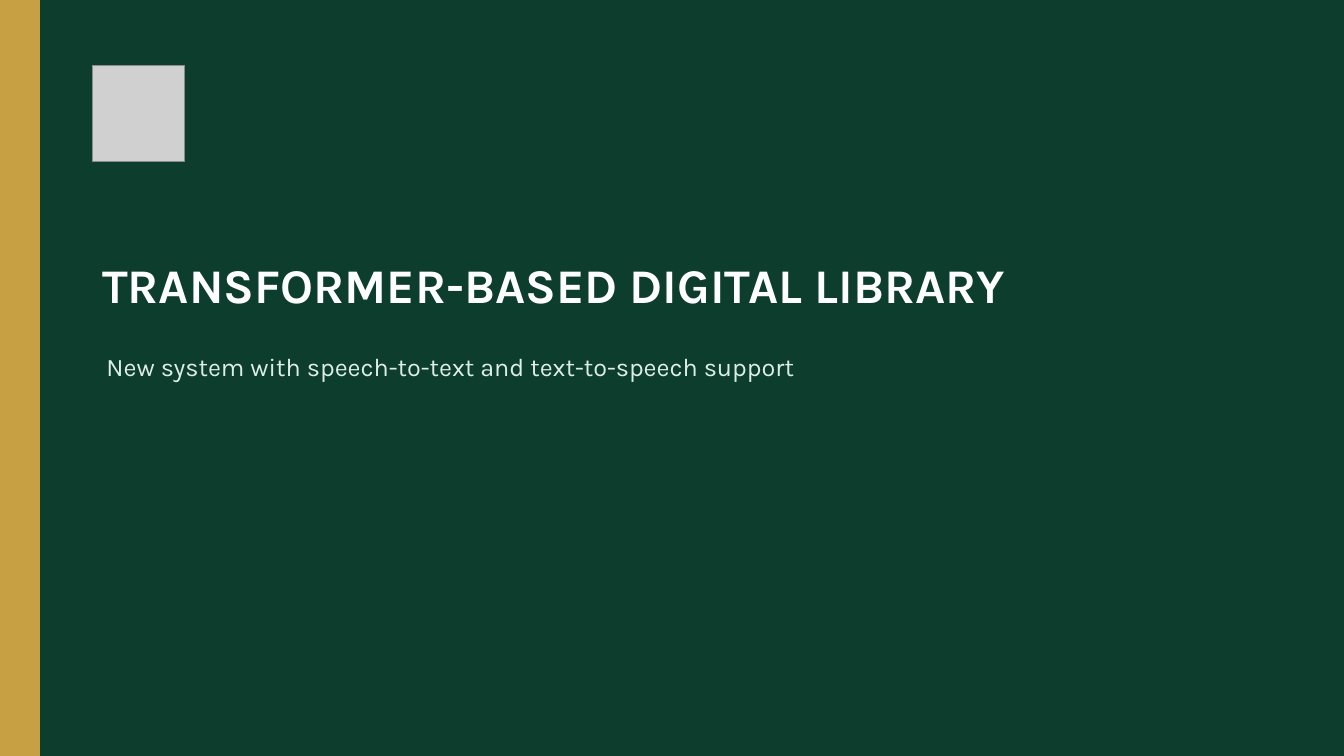
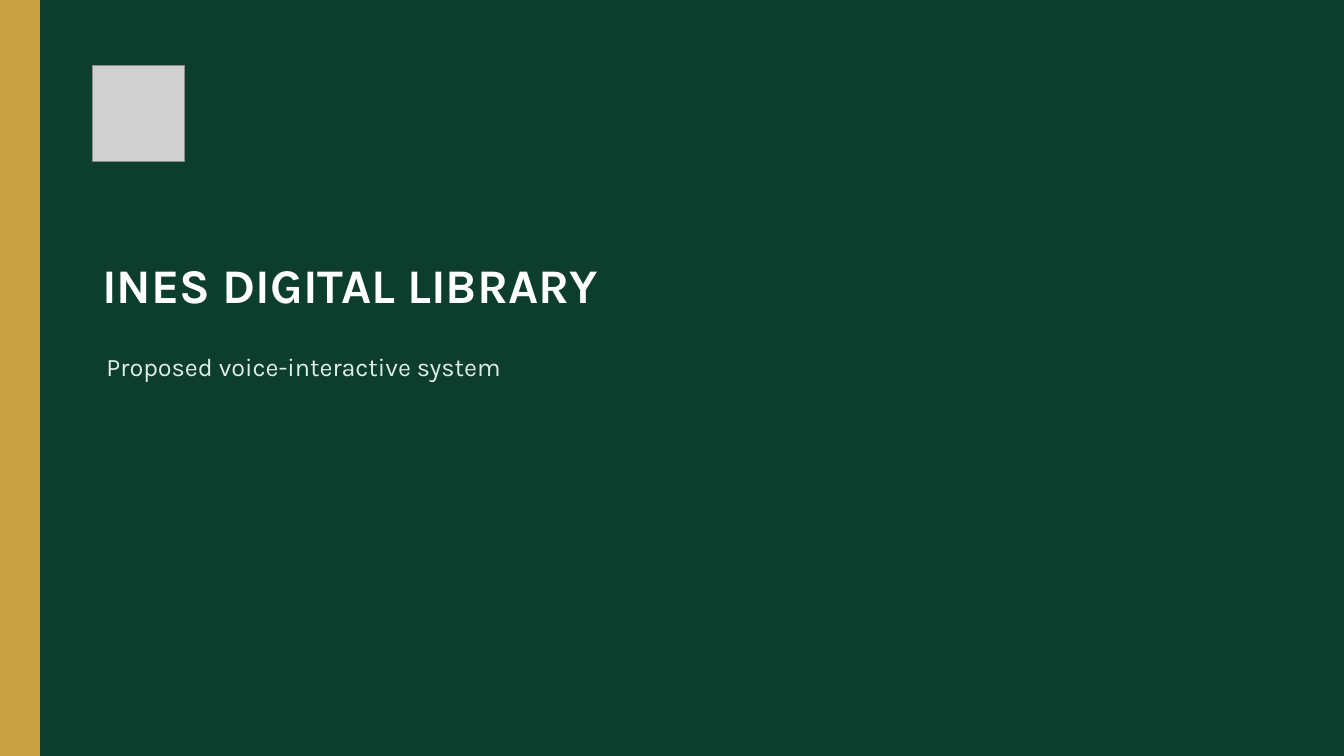
Before and after one commit to L1o2u3a4n3g2e1/ines-intelligent-library, a slide deck: slide 6 of docs/INES Digital library.pptx (slide 4 before the commit). Drawn at 1344x756 pixels with LibreOffice and Linux fonts; fonts in the diff are those of the drawing; grey boxes stand for pictures. Boxes give left, top, right and bottom in pixels: in the first picture for what was removed or moved away, otherwise in the second. Text is boxed around its words. In the diff, an @@ line names an element or a change of style, - is before the commit and + after.

Commit message:
Revise INES defense deck flow

```diff
--- a/docs/INES Digital library.pptx
+++ b/docs/INES Digital library.pptx
@@ text at [102,271,597,304]: text changed @@
-TRANSFORMER-BASED DIGITAL LIBRARY
+INES DIGITAL LIBRARY
@@ text at [106,358,501,382]: text changed @@
-New system with speech-to-text and text-to-speech support
+Proposed voice-interactive system
```
Also in this commit, not shown: 2 other slides changed, 2 slides added, 2 slides removed.
